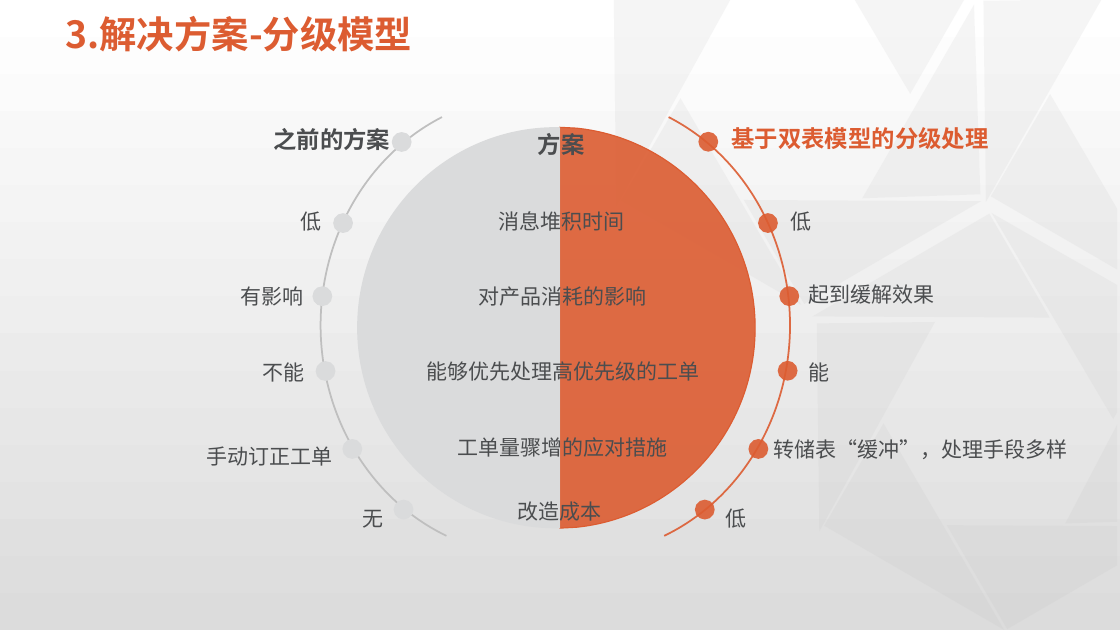
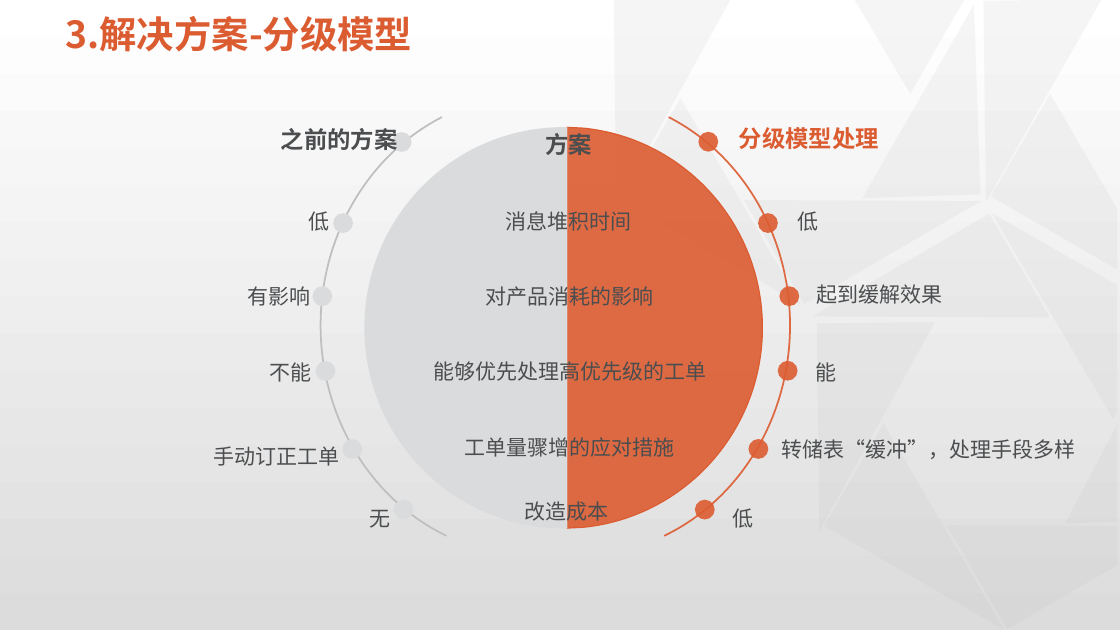
Before and after one commit to physicsLoveJava/java-miscellaneous, a slide deck: slide 18 of tech-interview/a-task/实习总结预展示板-新版.pptx (slide 14 before the commit). Drawn at 1120x630 pixels with LibreOffice and Linux fonts; fonts in the diff are those of the drawing; background and template pictures are left out. Boxes give left, top, right and bottom in pixels: in the first picture for what was removed or moved away, otherwise in the second. Text is boxed around its words. In the diff, an @@ line names an element or a change of style, - is before the commit and + after.

```diff
--- a/tech-interview/a-task/实习总结预展示板-新版.pptx
+++ b/tech-interview/a-task/实习总结预展示板-新版.pptx
@@ 5 texts, 1 freeform shape: place and size @@
-5 texts, 1 freeform shape at [207, 127, 812, 528]
+5 texts, 1 freeform shape at [214, 127, 819, 528]
@@ 12 texts, 1 freeform shape: place and size @@
-12 texts, 1 freeform shape at [240, 128, 1068, 528]
+12 texts, 1 freeform shape at [247, 128, 1075, 528]
@@ text at [739, 127, 879, 149]: text changed @@
-基于双表模型的分级处理
+分级模型处理
```
Also in this commit, not shown: 6 other slides changed, 4 slides added, 1 other file.
